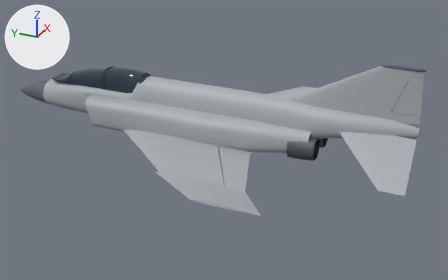
The glTF model media/f4c.glb, before and after one commit.
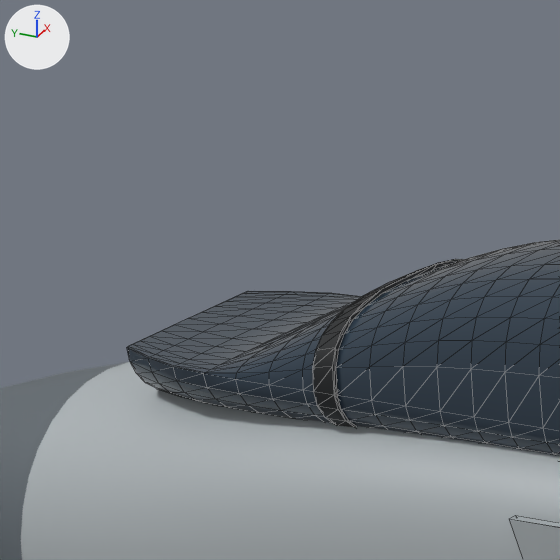
Each version appears first whole from a 50 mm lens placed at (-20.73, -11.24, 9.46), pointed at (-0.23, -2.02, -0.79), and next in a close-up on the part from 9% to 20% of the width and 17% to 34% of the height. Lighting does not change. The marker at upper left points along +X, +Y and +Z. The older version's two pictures come first. The close-ups show mesh edges as thin lines. Where no turn or scale is listed for an object, it has been applied to the vertices. Vertices at exactly the same position are counted once.

Objects in the first close-up: 'Canopy Frame', 'Cockpit Glass', 'Fuselage', 'Intakes'.
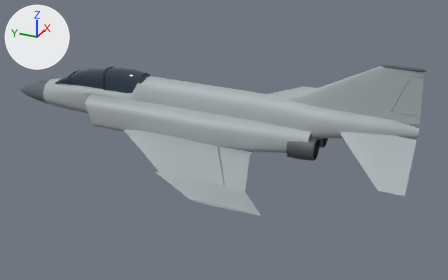
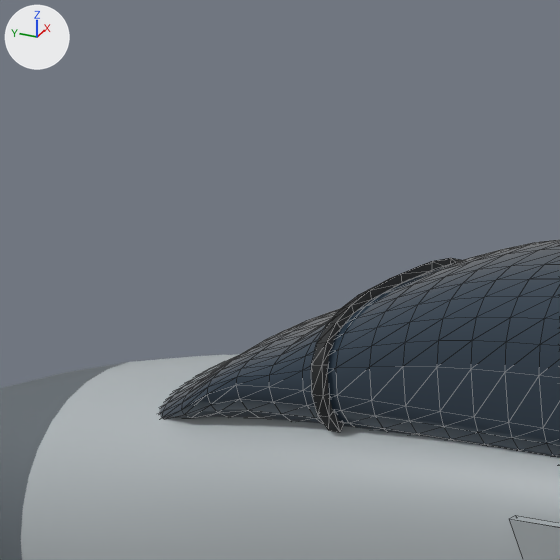
The change, as a list of edits to the scene's bpy script:
```text
Change me_canopy_frame:
    used by ob_canopy_frame; location = (0.0, 0.0, 0.0)
    remove me_canopy_frame.from_pydata(...)  # 168 vertices, 324 faces; spans x -0.5..0.5, y 1.56..5.15, z 0.46..1.46
    add me_canopy_frame.from_pydata(...)  # 204 vertices, 384 faces; spans x -0.51..0.51, y 1.57..5.15, z 0.56..1.46
    me_canopy_frame part 1: the loose piece of 56 vertices spanning x -0.5..0.5, y 5.06..5.15, z 0.46..1.03 is rebuilt with 68 vertices and now spans x -0.51..0.51, y 5.1..5.15, z 0.56..1.03
    other edits to the shape of me_canopy_frame do not show in these pictures
Change me_cockpit_glass:
    used by ob_cockpit_glass; location = (0.0, 0.0, 0.0)
    remove me_cockpit_glass.from_pydata(...)  # 896 vertices, 1788 faces; spans x -0.49..0.49, y 1.5..6.1, z 0.46..1.47
    add me_cockpit_glass.from_pydata(...)  # 896 vertices, 1788 faces; spans x -0.49..0.49, y 1.5..6.1, z 0.4..1.47
    me_cockpit_glass part 2: 450 of 896 vertices moved; they spanned x -0.49..0.49, y 1.5..6.1, z 0.46..0.95 and now span x -0.49..0.49, y 1.5..6.1, z 0.4..0.94; mean shift (0.0, 0.0, -0.04); largest move (0.36, 6.1, 0.72) -> (0.3, 6.1, 0.4)
```

Where the change shows, as pixel boxes [x1, y1, x2, y2] in the close-ups (560 x 560 px; the box of a moved part takes in the faces that stretch with it):
'Cockpit Glass', reshaped
    before: [127, 239, 560, 456]
    after: [159, 240, 560, 457]
'Canopy Frame', reshaped
    before: [313, 259, 463, 427]
    after: [311, 258, 461, 432]
part 2 of me_cockpit_glass, moved or reshaped
    before: [127, 291, 560, 456]
    after: [159, 281, 560, 457]
